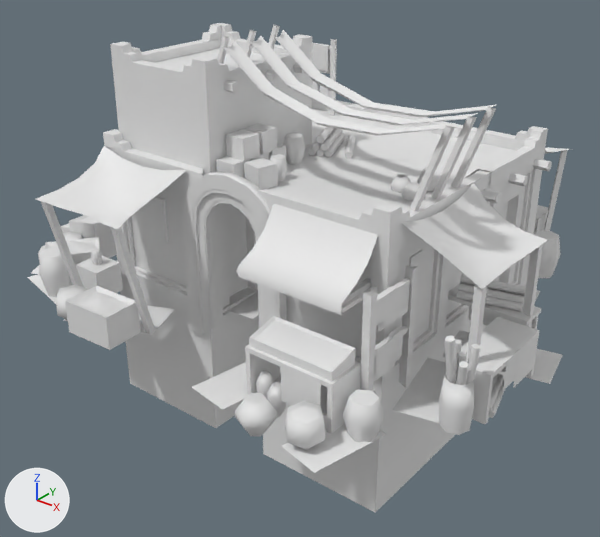
The COLLADA model binaries/data/mods/public/art/meshes/structural/pers_market_a.dae, before and after one commit.
Camera for both pictures: a camera (50 mm lens) standing at (0.59, -0.768, 0.479) and looking at (0.0, -0.031, 0.021). The axes (+X, +Y, +Z) are drawn at lower left. The lights are the same throughout. Materials are left out; every surface is plain grey. Vertices at the same position are counted once.

Script lines for the objects in view, before the commit:
```python
me_pers_market_amesh = bpy.data.meshes.new('pers_market_aMesh')
me_pers_market_amesh.from_pydata(...)  # 3324 vertices, 4357 faces; spans x -0.357..0.327, y -0.311..0.312, z -0.168..0.305
me_pers_market_amesh.materials.append(mat_0225151___default)
ob_pers_market_a = bpy.data.objects.new('pers_market_a', me_pers_market_amesh)
ob_pers_market_a.location = (0.016, 0.001, 0.012)
```
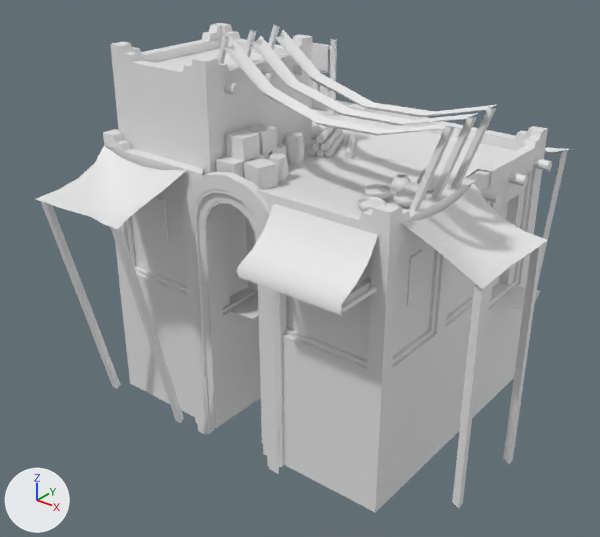
Where the newer file only moved an object's origin or applied its transform, the numbers keep the older frame.

What the commit changed:
me_pers_market_amesh is used by ob_pers_market_a; location (0.016, 0.001, 0.012).
me_pers_market_amesh had 3324 vertices, 4357 faces and spanned x -0.357..0.327, y -0.311..0.312, z -0.168..0.305.
me_pers_market_amesh now has 2503 vertices, 3391 faces and spans x -0.357..0.29, y -0.274..0.274, z -0.181..0.305.
me_pers_market_amesh part 1: the loose piece of 18 vertices spanning x -0.003..0.021, y -0.112..-0.091, z 0.154..0.179 is rebuilt with 34 vertices and now spans x -0.002..0.02, y -0.113..-0.09, z 0.154..0.18.
me_pers_market_amesh part 2: 131 loose pieces with 1436 vertices, spanning x -0.356..0.327, y -0.311..0.312, z -0.022..0.261, are deleted.
me_pers_market_amesh part 3: 7 vertices moved from x -0.202..0.219, y -0.132..0.02, z 0.144..0.253 to x -0.202..0.219, y -0.132..0.02, z 0.148..0.255; 47 vertices removed from x -0.202..0.219, y -0.128..0.171, z 0.141..0.255; 636 vertices added at x -0.357..0.287, y -0.238..0.242, z -0.181..0.258.
me_pers_market_amesh part 4: 5 vertices added at x 0.183..0.191, y 0.201..0.242, z -0.154..-0.012.
me_pers_market_amesh part 5: 5 vertices added at x -0.195..-0.186, y -0.238..-0.195, z -0.153..-0.012.

Where the change shows, as pixel boxes [x1, y1, x2, y2] in the pictures (600 x 537 px):
'pers_market_a', reshaped: before [27, 23, 569, 513]; after [36, 23, 569, 513]
part 1 of me_pers_market_amesh, rebuilt: before [270, 154, 288, 181]; after [269, 154, 288, 181]
part 2 of me_pers_market_amesh, deleted: before [27, 62, 563, 473]
part 3 of me_pers_market_amesh, built on: before [283, 110, 552, 203]; after [146, 64, 552, 513]
part 4 of me_pers_market_amesh, added: after [537, 256, 544, 286]
part 5 of me_pers_market_amesh, added: after [80, 300, 121, 389]
